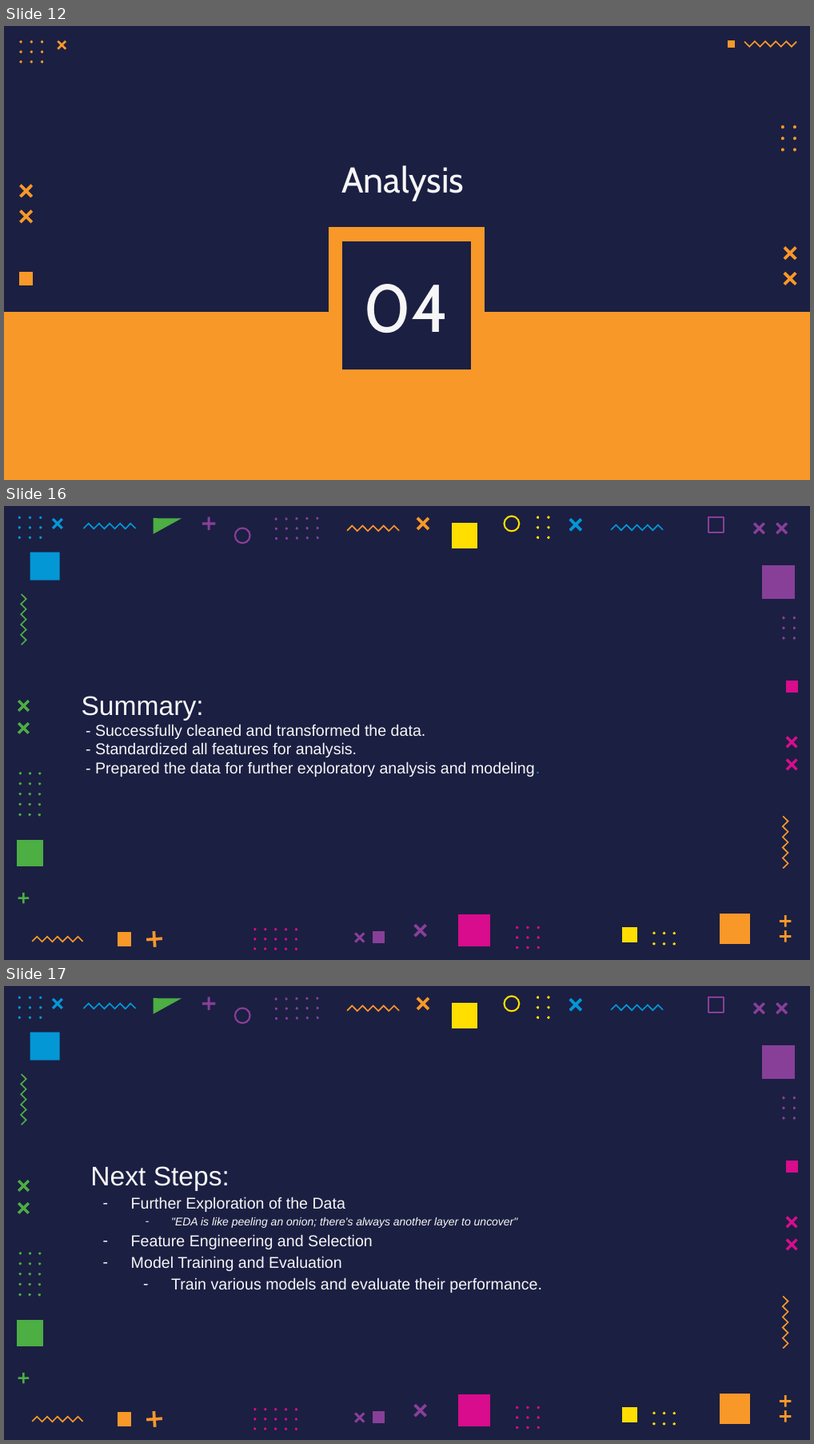
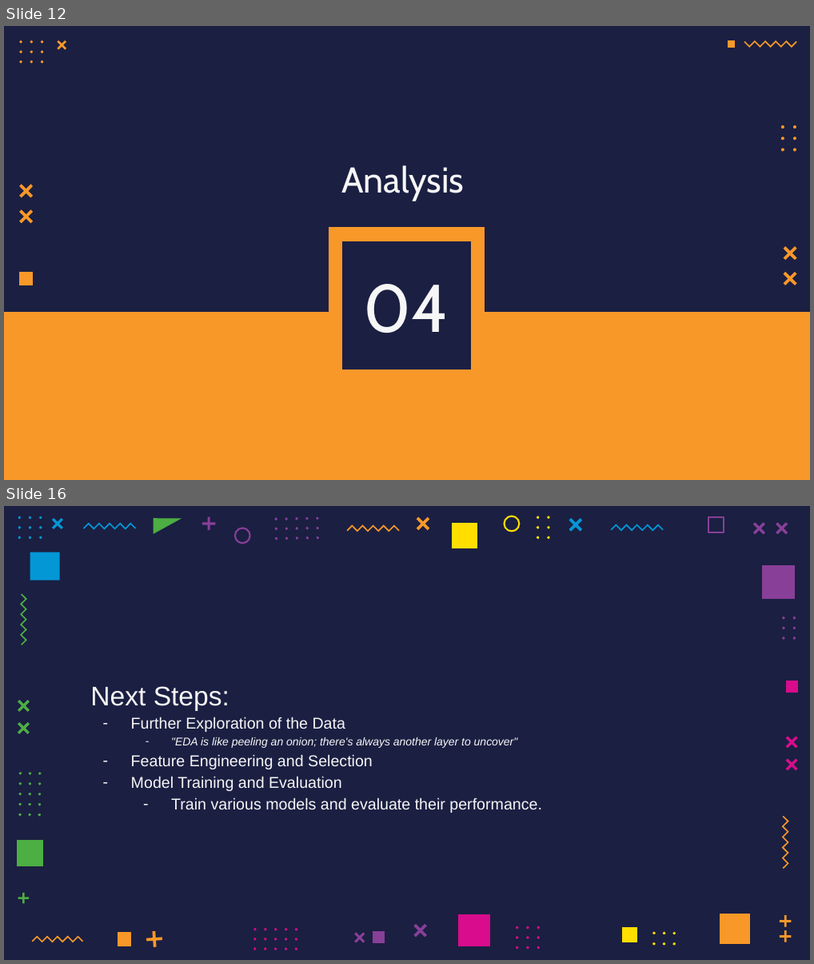
Before and after one commit to F102M8/data-science-project, a slide deck: presentation/GAME.pptx. Shown one above the other, each under a label of ours: slides 12, 16 and 17 before the commit, slides 12 and 16 after it; the slides between them are not shown. The pictures are 814x1444 and 814x964 pixels, drawn with LibreOffice and Linux fonts; fonts in the diff are those of the drawing. Boxes give left, top, right and bottom in pixels: in the first picture for what was removed or moved away, otherwise in the second. Text is boxed around its words. In the diff, an @@ line names an element or a change of style, - is before the commit and + after.

```diff
--- a/presentation/GAME.pptx
+++ b/presentation/GAME.pptx
@@ slide 16 removed at (4, 506, 810, 960), background #1B1F42; not listed: 117 template elements that a slide beside it also shows @@
@@ text removed at (82, 696, 540, 776) @@
-Summary:
-- Successfully cleaned and transformed the data.
-- Standardized all features for analysis.
-- Prepared the data for further exploratory analysis and modeling.
@@ what was slide 17 is now slide 16 @@
```
Also in this commit, not shown: 3 slides changed, 4 slides added, 4 other slides removed.
